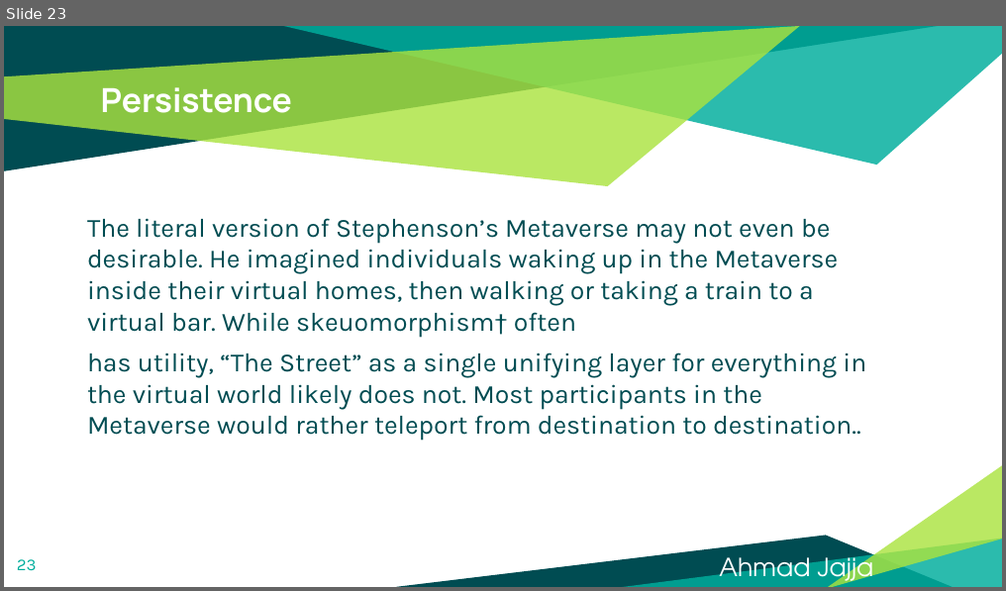
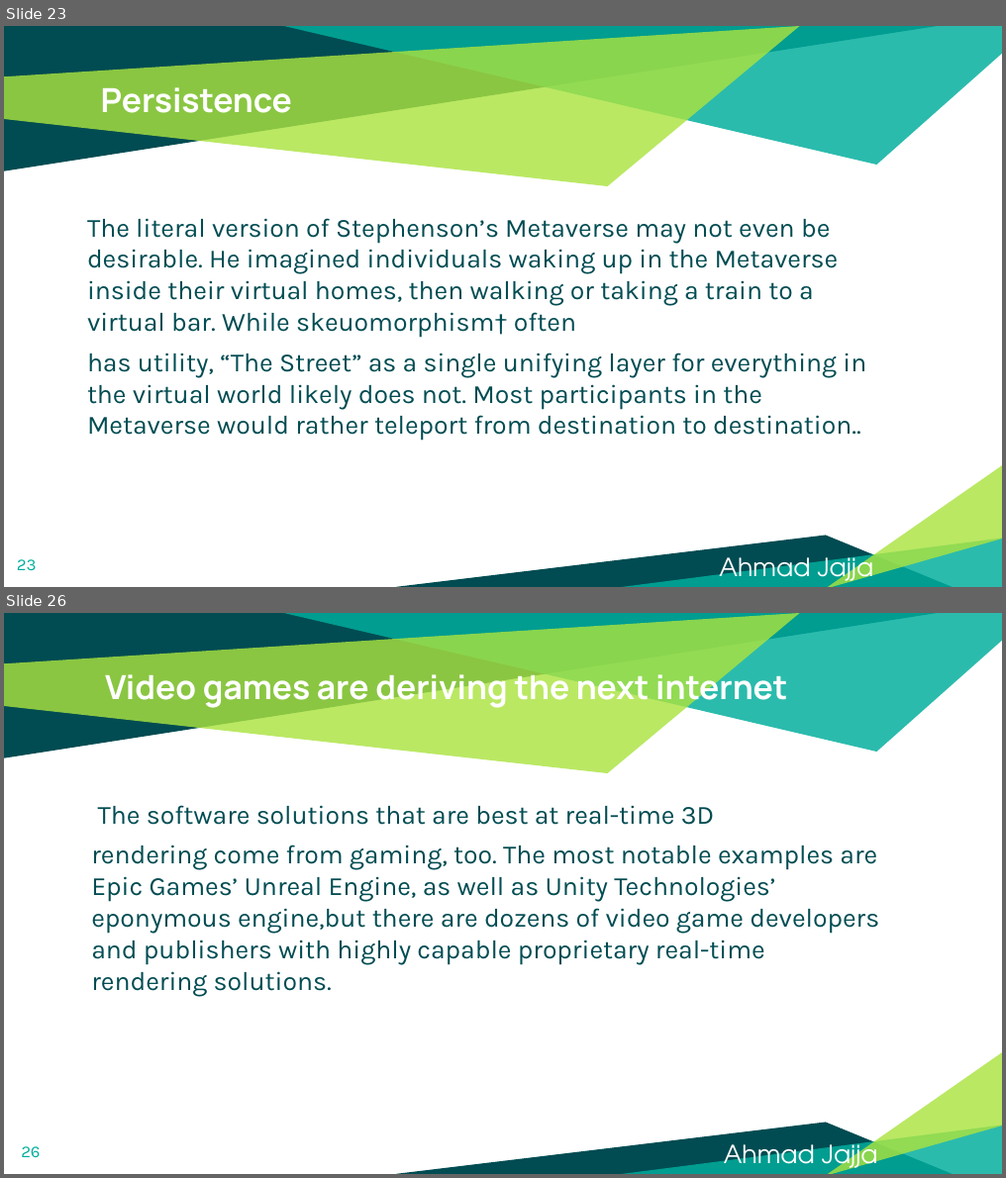
Before and after one commit to Ahmadjajja/WEB-3.0-and-Metaverse, a slide deck: Slides/Quarter 1/What is Metaverse.pptx. Shown one above the other, each under a label of ours: slide 23 before the commit, slides 23 and 26 after it; the slides between them are not shown. The pictures are 1006x591 and 1006x1178 pixels, drawn with LibreOffice and Linux fonts; fonts in the diff are those of the drawing. Boxes give left, top, right and bottom in pixels: in the first picture for what was removed or moved away, otherwise in the second. Text is boxed around its words. In the diff, an @@ line names an element or a change of style, - is before the commit and + after.

```diff
--- a/Slides/Quarter 1/What is Metaverse.pptx
+++ b/Slides/Quarter 1/What is Metaverse.pptx
@@ slide 26 added at <box>4,613,1002,1174</box>, background #FFFFFF; not listed: 6 template elements that a slide beside it also shows @@
@@ title added at <box>105,668,787,709</box>, 24 pt, text #FFFFFF, bold @@
+Video games are deriving the next internet
@@ text added at <box>91,805,879,997</box>, 19 pt, text #004C52 @@
+The software solutions that are best at real-time 3D
+rendering come from gaming, too. The most notable examples are Epic Games’ Unreal Engine, as well as Unity Technologies’ eponymous engine,but there are dozens of video game developers and publishers with highly capable proprietary real-time rendering solutions.
@@ page number added at <box>21,1147,40,1157</box>, 12 pt, text #00AE9D @@
+26
@@ text added at <box>724,1138,878,1174</box>, 18 pt, text #FFFFFF @@
+Ahmad Jajja
```
Also in this commit, not shown: 1 slide changed, 4 other slides added, 1 slide removed, 2 other files.
